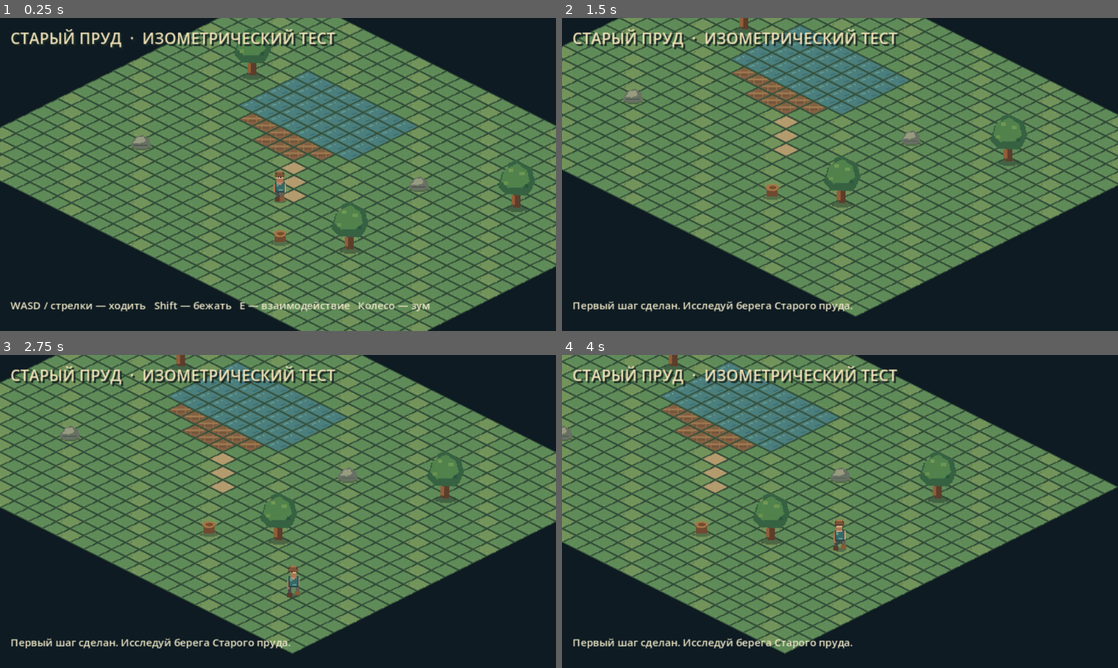
Above: before the commit, frames 1-4 (two rows, left to right).
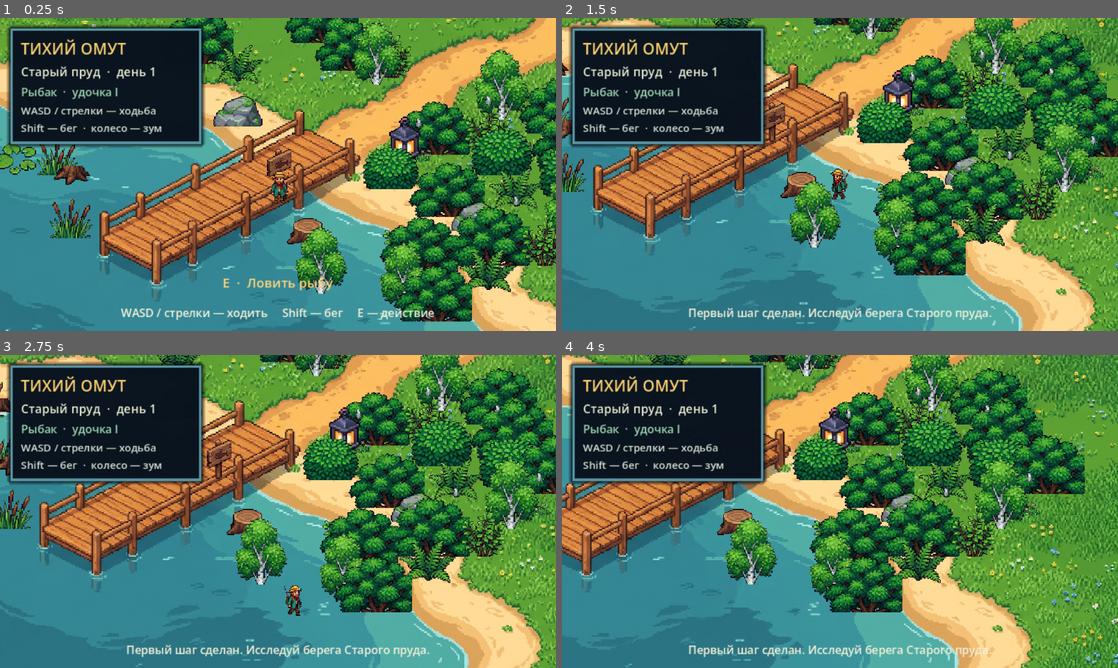
Above: after the commit, the same moments.

Repository: pajeroff/Still_Waters
Game: Godot game, scene res://World.tscn
Two runs of this game, one before a commit and one after it. Both use one fixed random seed, a clock stepped at 60 frames per second and the inputs below.
Inputs (mouse positions are in pixels of both pictures, inside the frame that each line leads up to):
- Up to frame 1 (0.25 s): no input
- Up to frame 2 (1.5 s): tap Enter at 0.5 s; move the mouse to (962, 158) at 0.52 s; hold D (move_right) 0.53-1.28 s; hold E (interact) 0.53-1.28 s; click (962, 158) at 0.67 s; tap Shift (run) at 0.8, 1.35 s; move the mouse to (728, 190) at 1.27 s; hold S (move_down) from 1.28 s (still down)
- Up to frame 3 (2.75 s): tap E (interact) at 1.55 s; move the mouse to (333, 442) at 2.02 s; release S (move_down) at 2.03 s; hold D (move_right) from 2.03 s (still down); hold Shift (run) from 2.03 s (still down); tap J (achievements) at 2.1 s
- Up to frame 4 (4 s): move the mouse to (812, 574) at 2.77 s; release D (move_right) at 2.78 s; release Shift (run) at 2.78 s; hold W (move_up) 2.78-3.53 s; tap = (camera_zoom_in) at 2.85 s; click (812, 574) at 2.92 s; tap E (interact) at 3.05 s; move the mouse to (1006, 558) at 3.52 s; hold A (move_left) from 3.53 s (still down); hold - (camera_zoom_out) from 3.53 s (still down); tap Shift (run) at 3.8 s

The runs differ from the first frame. In frame 1, 96% of the frame differs, in the area x 0-100%, y 0-100%; in frame 2, 99%; in frame 3, 99%; in frame 4, 99%.

Commit message:
Replace prototype art with generated isometric scene assets
Co-authored-by: arena-agent <297053741+arena-agent@users.noreply.github.com>

Diff:
--- a/World.tscn
+++ b/World.tscn
@@ -1,56 +1,103 @@
-[gd_scene load_steps=3 format=3]
+[gd_scene load_steps=5 format=3]
 
 [ext_resource type="Script" path="res://scripts/world.gd" id="1_world"]
 [ext_resource type="PackedScene" path="res://Player.tscn" id="2_player"]
+[ext_resource type="Texture2D" path="res://assets/world_backdrop.png" id="3_backdrop"]
+
+[sub_resource type="StyleBoxFlat" id="StyleBoxFlat_panel"]
+bg_color = Color(0.035, 0.075, 0.12, 0.94)
+border_width_left = 3
+border_width_top = 3
+border_width_right = 3
+border_width_bottom = 3
+border_color = Color(0.35, 0.58, 0.64, 1)
+shadow_color = Color(0.015, 0.035, 0.065, 0.8)
+shadow_size = 5
 
 [node name="World" type="Node2D"]
 script = ExtResource("1_world")
+
+[node name="Backdrop" type="Sprite2D" parent="."]
+position = Vector2(48, 208)
+texture = ExtResource("3_backdrop")
+texture_filter = 1
+z_index = -100
 
 [node name="YSort" type="Node2D" parent="."]
 y_sort_enabled = true
 
 [node name="Ground" type="TileMapLayer" parent="YSort"]
-z_index = -20
+z_index = -110
 y_sort_enabled = true
 
 [node name="Water" type="TileMapLayer" parent="YSort"]
-z_index = -18
+z_index = -109
 y_sort_enabled = true
 
 [node name="Boardwalk" type="TileMapLayer" parent="YSort"]
-z_index = -16
+z_index = -108
 y_sort_enabled = true
 
 [node name="Player" parent="YSort" instance=ExtResource("2_player")]
 
 [node name="HUD" type="CanvasLayer" parent="."]
 
-[node name="Title" type="Label" parent="HUD"]
+[node name="InfoPanel" type="PanelContainer" parent="HUD"]
 offset_left = 12.0
-offset_top = 10.0
-offset_right = 320.0
-offset_bottom = 34.0
-theme_override_colors/font_color = Color(0.94, 0.88, 0.72, 1)
-theme_override_colors/font_shadow_color = Color(0.1, 0.16, 0.14, 1)
-theme_override_constants/shadow_offset_x = 2
-theme_override_constants/shadow_offset_y = 2
+offset_top = 12.0
+offset_right = 232.0
+offset_bottom = 137.0
+theme_override_styles/panel = SubResource("StyleBoxFlat_panel")
+
+[node name="Margin" type="MarginContainer" parent="HUD/InfoPanel"]
+theme_override_constants/margin_left = 9
+theme_override_constants/margin_top = 7
+theme_override_constants/margin_right = 9
+theme_override_constants/margin_bottom = 7
+
+[node name="Info" type="VBoxContainer" parent="HUD/InfoPanel/Margin"]
+layout_mode = 2
+
+[node name="Title" type="Label" parent="HUD/InfoPanel/Margin/Info"]
+layout_mode = 2
+theme_override_colors/font_color = Color(0.98, 0.81, 0.43, 1)
 theme_override_font_sizes/font_size = 18
-text = "СТАРЫЙ ПРУД  ·  ИЗОМЕТРИЧЕСКИЙ ТЕСТ"
+text = "ТИХИЙ ОМУТ"
+
+[node name="Location" type="Label" parent="HUD/InfoPanel/Margin/Info"]
+layout_mode = 2
+theme_override_colors/font_color = Color(0.91, 0.93, 0.82, 1)
+theme_override_font_sizes/font_size = 14
+text = "Старый пруд  ·  день 1"
+
+[node name="Character" type="Label" parent="HUD/InfoPanel/Margin/Info"]
+layout_mode = 2
+theme_override_colors/font_color = Color(0.62, 0.83, 0.69, 1)
+theme_override_font_sizes/font_size = 13
+text = "Рыбак  ·  удочка I"
+
+[node name="Controls" type="Label" parent="HUD/InfoPanel/Margin/Info"]
+layout_mode = 2
+theme_override_colors/font_color = Color(0.84, 0.88, 0.83, 1)
+theme_override_font_sizes/font_size = 12
+text = "WASD / стрелки — ходьба\nShift — бег  ·  колесо — зум"
 
 [node name="InteractionPrompt" type="Label" parent="HUD"]
-offset_left = 12.0
-offset_top = 40.0
-offset_right = 420.0
-offset_bottom = 64.0
-theme_override_colors/font_color = Color(0.97, 0.79, 0.43, 1)
-theme_override_font_sizes/font_size = 14
+offset_left = 198.0
+offset_top = 293.0
+offset_right = 442.0
+offset_bottom = 318.0
+theme_override_colors/font_color = Color(1, 0.84, 0.48, 1)
+theme_override_font_sizes/font_size = 15
+horizontal_alignment = 1
 visible = false
 
 [node name="Status" type="Label" parent="HUD"]
-offset_left = 12.0
-offset_top = 322.0
-offset_right = 628.0
+offset_left = 14.0
+offset_top = 330.0
+offset_right = 626.0
 offset_bottom = 354.0
-theme_override_colors/font_color = Color(0.93, 0.9, 0.78, 1)
-theme_override_font_sizes/font_size = 12
-text = "WASD / стрелки — ходить   Shift — бежать   E — взаимодействие"
+theme_override_colors/font_color = Color(0.96, 0.94, 0.85, 1)
+theme_override_font_sizes/font_size = 13
+horizontal_alignment = 1
+text = "Исследуй берега Старого пруда"
--- a/scripts/world.gd
+++ b/scripts/world.gd
@@ -1,6 +1,6 @@
 extends Node2D
 
-const GRID_SIZE := Vector2i(30, 24)
+const GRID_SIZE := Vector2i(30, 28)
 const TILE_SIZE := Vector2i(32, 16)
 const GRASS_A := Vector2i(0, 0)
 const GRASS_B := Vector2i(1, 0)
@@ -9,7 +9,6 @@
 const PLAYER_START := Vector2i(15, 15)
 const COLLISION_WORLD := 1 << 1
 const COLLISION_WATER := 1 << 2
-const COLLISION_INTERACTABLE := 1 << 4
 
 @onready var ground_layer: TileMapLayer = $YSort/Ground
 @onready var water_layer: TileMapLayer = $YSort/Water
@@ -34,7 +33,7 @@
 	player.interacted.connect(_on_player_interacted)
 	player.moved_first_time.connect(_on_player_first_move)
 	prompt_label.text = ""
-	status_label.text = "WASD / стрелки — ходить   Shift — бежать   E — взаимодействие   Колесо — зум"
+	status_label.text = "WASD / стрелки — ходить     Shift — бег     E — действие"
 
 func _create_iso_tileset() -> TileSet:
 	var tileset := TileSet.new()
@@ -53,71 +52,120 @@
 	for x in range(GRID_SIZE.x):
 		for y in range(GRID_SIZE.y):
 			var cell := Vector2i(x, y)
-			var ground_atlas := GRASS_A if (x * 7 + y * 3) % 5 else GRASS_B
+			var ground_atlas: Vector2i = GRASS_A if (x * 7 + y * 3) % 5 else GRASS_B
 			ground_layer.set_cell(cell, 0, ground_atlas)
 			if _is_water_cell(cell):
 				water_layer.set_cell(cell, 0, WATER_TILE)
 			if _is_dock_cell(cell):
 				dock_layer.set_cell(cell, 0, DOCK_TILE)
-	# A little path leads from the spawn to the wooden bank.
-	for cell in [Vector2i(15, 14), Vector2i(14, 13), Vector2i(13, 12), Vector2i(12, 11)]:
-		ground_layer.set_cell(cell, 0, Vector2i(4, 0))
 
 func _is_water_cell(cell: Vector2i) -> bool:
-	return cell.x >= 7 and cell.x <= 14 and cell.y >= 5 and cell.y <= 9 and not _is_dock_cell(cell)
+	return cell.x >= 0 and cell.x <= 12 and cell.y >= 15 and cell.y < GRID_SIZE.y and not _is_dock_cell(cell)
 
 func _is_dock_cell(cell: Vector2i) -> bool:
-	return (cell.y == 10 and cell.x >= 8 and cell.x <= 13) or (cell.y == 11 and cell.x >= 10 and cell.x <= 12)
+	return cell.x >= 14 and cell.x <= 16 and cell.y >= 8 and cell.y <= 27
 
 func _build_water_collision() -> void:
-	for x in range(7, 15):
-		for y in range(5, 10):
+	for x in range(13):
+		for y in range(15, GRID_SIZE.y):
 			var cell := Vector2i(x, y)
-			if _is_dock_cell(cell):
+			if not _is_water_cell(cell):
 				continue
 			var body := StaticBody2D.new()
 			body.name = "WaterCollision_%02d_%02d" % [x, y]
 			body.collision_layer = COLLISION_WATER
 			body.collision_mask = 0
 			var polygon := CollisionPolygon2D.new()
-			polygon.polygon = PackedVector2Array([Vector2(0, -7.5), Vector2(15.5, 0), Vector2(0, 7.5), Vector2(-15.5, 0)])
+			polygon.polygon = PackedVector2Array([Vector2(0, -8), Vector2(16, 0), Vector2(0, 8), Vector2(-16, 0)])
 			body.add_child(polygon)
 			sort_root.add_child(body)
 			body.position = ground_layer.map_to_local(cell)
 
 func _build_obstacles() -> void:
-	_spawn_obstacle("Oak_A", "res://assets/oak.png", Vector2i(5, 7), Vector2(0, -29), Vector2(7, 11))
-	_spawn_obstacle("Oak_B", "res://assets/oak.png", Vector2i(21, 16), Vector2(0, -29), Vector2(7, 11))
-	_spawn_obstacle("Oak_C", "res://assets/oak.png", Vector2i(24, 7), Vector2(0, -29), Vector2(7, 11))
-	_spawn_obstacle("Rock_A", "res://assets/rock.png", Vector2i(6, 16), Vector2(0, -7), Vector2(8, 6))
-	_spawn_obstacle("Rock_B", "res://assets/rock.png", Vector2i(19, 9), Vector2(0, -7), Vector2(8, 6))
-	_spawn_obstacle("Old_Stump", "res://assets/stump.png", Vector2i(18, 18), Vector2(0, -10), Vector2(7, 5))
-
-func _spawn_obstacle(object_name: String, texture_path: String, cell: Vector2i, sprite_offset: Vector2, collider_size: Vector2) -> void:
+	# Tree canopies and their trunk-sized collision shapes share the Y-sort anchor.
+	_spawn_obstacle("Oak_01", "res://assets/oak.png", Vector2i(27, 3), 1.0, 9.0, 22.0)
+	_spawn_obstacle("Oak_02", "res://assets/oak.png", Vector2i(23, 2), 1.0, 9.0, 22.0)
+	_spawn_obstacle("Oak_03", "res://assets/oak.png", Vector2i(20, 0), 0.95, 9.0, 22.0)
+	_spawn_obstacle("Oak_04", "res://assets/oak.png", Vector2i(5, 2), 0.9, 8.0, 20.0)
+	_spawn_obstacle("Oak_05", "res://assets/oak.png", Vector2i(2, 8), 0.9, 8.0, 20.0)
+	_spawn_obstacle("Oak_06", "res://assets/oak.png", Vector2i(27, 12), 1.0, 9.0, 22.0)
+	_spawn_obstacle("Oak_07", "res://assets/oak.png", Vector2i(29, 18), 0.95, 9.0, 22.0)
+	_spawn_obstacle("Oak_08", "res://assets/oak.png", Vector2i(17, 6), 0.9, 8.0, 20.0)
+	_spawn_obstacle("Oak_09", "res://assets/oak.png", Vector2i(22, 10), 0.92, 8.0, 20.0)
+	_spawn_obstacle("Oak_10", "res://assets/oak.png", Vector2i(25, 15), 0.95, 9.0, 22.0)
+	_spawn_obstacle("Oak_11", "res://assets/oak.png", Vector2i(8, 3), 0.85, 8.0, 18.0)
+	_spawn_obstacle("Birch_01", "res://assets/birch.png", Vector2i(17, 1), 1.0, 7.0, 18.0)
+	_spawn_obstacle("Birch_02", "res://assets/birch.png", Vector2i(28, 7), 1.0, 7.0, 18.0)
+	_spawn_obstacle("Birch_03", "res://assets/birch.png", Vector2i(23, 20), 0.95, 7.0, 18.0)
+	_spawn_obstacle("Birch_04", "res://assets/birch.png", Vector2i(10, 3), 0.9, 7.0, 18.0)
+	_spawn_obstacle("Birch_05", "res://assets/birch.png", Vector2i(27, 18), 0.92, 7.0, 18.0)
+	_spawn_obstacle("Rock_01", "res://assets/boulder.png", Vector2i(8, 11), 0.85, 10.0, 16.0)
+	_spawn_obstacle("Rock_02", "res://assets/boulder.png", Vector2i(24, 10), 0.8, 10.0, 16.0)
+	_spawn_obstacle("Shrub_01", "res://assets/shrub.png", Vector2i(25, 4), 0.95, 9.0, 15.0)
+	_spawn_obstacle("Shrub_02", "res://assets/shrub.png", Vector2i(21, 5), 0.9, 8.0, 14.0)
+	_spawn_obstacle("Shrub_03", "res://assets/bush.png", Vector2i(29, 10), 0.85, 8.0, 14.0)
+	_spawn_obstacle("Shrub_04", "res://assets/bush.png", Vector2i(19, 4), 0.9, 8.0, 14.0)
+	_spawn_obstacle("Shrub_05", "res://assets/shrub.png", Vector2i(18, 10), 0.82, 8.0, 14.0)
+	_spawn_obstacle("Shrub_06", "res://assets/bush.png", Vector2i(24, 15), 0.85, 8.0, 14.0)
+	_spawn_obstacle("Shrub_07", "res://assets/bush.png", Vector2i(10, 2), 0.82, 8.0, 14.0)
+	_spawn_obstacle("Stump_01", "res://assets/stump.png", Vector2i(19, 17), 0.9, 7.0, 13.0)
+
+	# Ground details, bank vegetation and small set-dressing are also generated sprites.
+	_spawn_decoration("Flowers_01", "res://assets/flowers.png", Vector2i(22, 2), 0.9)
+	_spawn_decoration("Flowers_02", "res://assets/flowers.png", Vector2i(28, 5), 0.8)
+	_spawn_decoration("Flowers_03", "res://assets/flowers.png", Vector2i(18, 3), 0.85)
+	_spawn_decoration("Flowers_04", "res://assets/flowers.png", Vector2i(26, 9), 0.78)
+	_spawn_decoration("Flowers_05", "res://assets/flowers.png", Vector2i(17, 7), 0.82)
+	_spawn_decoration("Fern_01", "res://assets/fern.png", Vector2i(24, 7), 0.85)
+	_spawn_decoration("Fern_02", "res://assets/fern.png", Vector2i(5, 8), 0.8)
+	_spawn_decoration("Fern_03", "res://assets/fern.png", Vector2i(29, 14), 0.9)
+	_spawn_decoration("Reeds_01", "res://assets/reeds.png", Vector2i(1, 18), 0.95)
+	_spawn_decoration("Reeds_02", "res://assets/reeds.png", Vector2i(5, 21), 0.85)
+	_spawn_decoration("Reeds_03", "res://assets/reeds.png", Vector2i(10, 25), 0.9)
+	_spawn_decoration("LilyPads", "res://assets/lily_pads.png", Vector2i(3, 23), 0.9)
+	_spawn_decoration("Lantern", "res://assets/lantern.png", Vector2i(18, 9), 0.85)
+	_spawn_decoration("FishingSign", "res://assets/sign.png", Vector2i(14, 14), 0.85)
+
+func _spawn_obstacle(object_name: String, texture_path: String, cell: Vector2i, sprite_scale: float, radius: float, collider_height: float) -> void:
 	var body := StaticBody2D.new()
 	body.name = object_name
 	body.collision_layer = COLLISION_WORLD
 	body.collision_mask = 0
 	var sprite := Sprite2D.new()
-	sprite.texture = load(texture_path) as Texture2D
-	sprite.position = sprite_offset
+	var texture := load(texture_path) as Texture2D
+	sprite.texture = texture
+	sprite.position = Vector2(0.0, -texture.get_height() * sprite_scale * 0.5)
+	sprite.scale = Vector2.ONE * sprite_scale
 	sprite.texture_filter = CanvasItem.TEXTURE_FILTER_NEAREST
 	body.add_child(sprite)
 	var collision := CollisionShape2D.new()
 	var shape := CapsuleShape2D.new()
-	shape.radius = collider_size.x
-	shape.height = maxf(collider_size.y * 2.0, collider_size.x * 2.0)
+	shape.radius = radius
+	shape.height = maxf(collider_height, radius * 2.0)
 	collision.shape = shape
-	collision.position = Vector2(0, -collider_size.y * 0.5)
+	collision.position = Vector2(0.0, -collider_height * 0.45)
 	body.add_child(collision)
 	sort_root.add_child(body)
 	body.position = ground_layer.map_to_local(cell)
 
+func _spawn_decoration(object_name: String, texture_path: String, cell: Vector2i, sprite_scale: float) -> void:
+	var anchor := Node2D.new()
+	anchor.name = object_name
+	sort_root.add_child(anchor)
+	anchor.position = ground_layer.map_to_local(cell)
+	var sprite := Sprite2D.new()
+	var texture := load(texture_path) as Texture2D
+	sprite.texture = texture
+	sprite.position = Vector2(0.0, -texture.get_height() * sprite_scale * 0.5)
+	sprite.scale = Vector2.ONE * sprite_scale
+	sprite.texture_filter = CanvasItem.TEXTURE_FILTER_NEAREST
+	anchor.add_child(sprite)
+
 func _build_boundaries() -> void:
-	_add_wall("Boundary_North", Vector2(48, -31), Vector2(960, 24))
-	_add_wall("Boundary_South", Vector2(48, 431), Vector2(960, 24))
-	_add_wall("Boundary_West", Vector2(-393, 200), Vector2(24, 500))
-	_add_wall("Boundary_East", Vector2(489, 200), Vector2(24, 500))
+	_add_wall("Boundary_North", Vector2(16, -25), Vector2(960, 24))
+	_add_wall("Boundary_South", Vector2(16, 461), Vector2(960, 24))
+	_add_wall("Boundary_West", Vector2(-444, 218), Vector2(24, 520))
+	_add_wall("Boundary_East", Vector2(476, 218), Vector2(24, 520))
 
 func _add_wall(wall_name: String, wall_position: Vector2, wall_size: Vector2) -> void:
 	var body := StaticBody2D.new()
@@ -133,8 +181,8 @@
 	body.position = wall_position
 
 func _build_interaction_points() -> void:
-	_add_interactable("OldPondFishingSpot", "Точка ловли", "У воды тихо. Рыбалка подключится следующим этапом.", Vector2i(10, 10))
-	_add_interactable("OldOak", "Старый дуб", "Под ветвями пахнет дождём и влажной корой.", Vector2i(5, 7))
+	_add_interactable("OldPondFishingSpot", "Ловить рыбу", "У воды тихо. Скоро здесь начнётся рыбалка.", Vector2i(15, 14))
+	_add_interactable("OldOak", "Старый дуб", "Под ветвями пахнет дождём и влажной корой.", Vector2i(27, 3))
 
 func _add_interactable(point_name: String, title: String, description: String, cell: Vector2i) -> void:
 	var point := InteractablePoint.new()
@@ -143,7 +191,7 @@
 	point.response = description
 	var collision := CollisionShape2D.new()
 	var shape := CircleShape2D.new()
-	shape.radius = 18.0
+	shape.radius = 22.0
 	collision.shape = shape
 	point.add_child(collision)
 	point.activated.connect(_on_interactable_activated)
Binary file changed: assets/angler_sheet.png
Binary file added: assets/birch.png
Binary file added: assets/boulder.png
Binary file added: assets/bush.png
Binary file added: assets/fern.png
Binary file added: assets/flowers.png
Binary file added: assets/lantern.png
Binary file added: assets/lily_pads.png
Binary file changed: assets/oak.png
Binary file added: assets/reeds.png
Binary file removed: assets/rock.png
Binary file added: assets/shrub.png
(and 11 more such lines)
